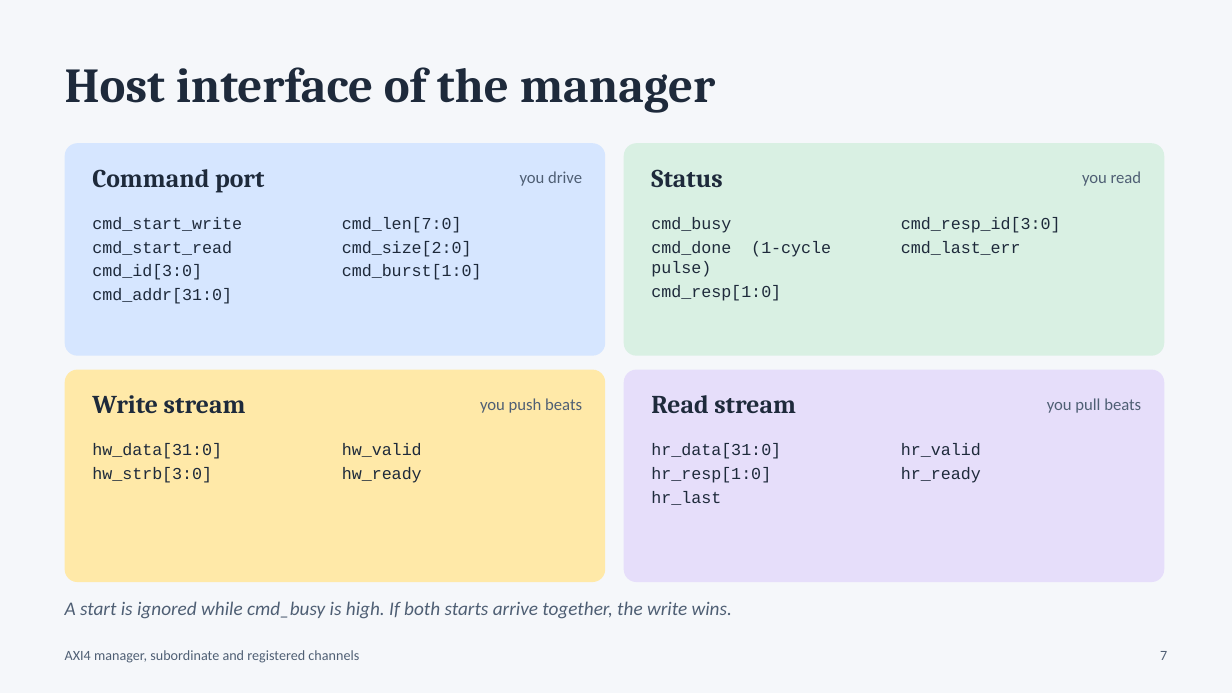
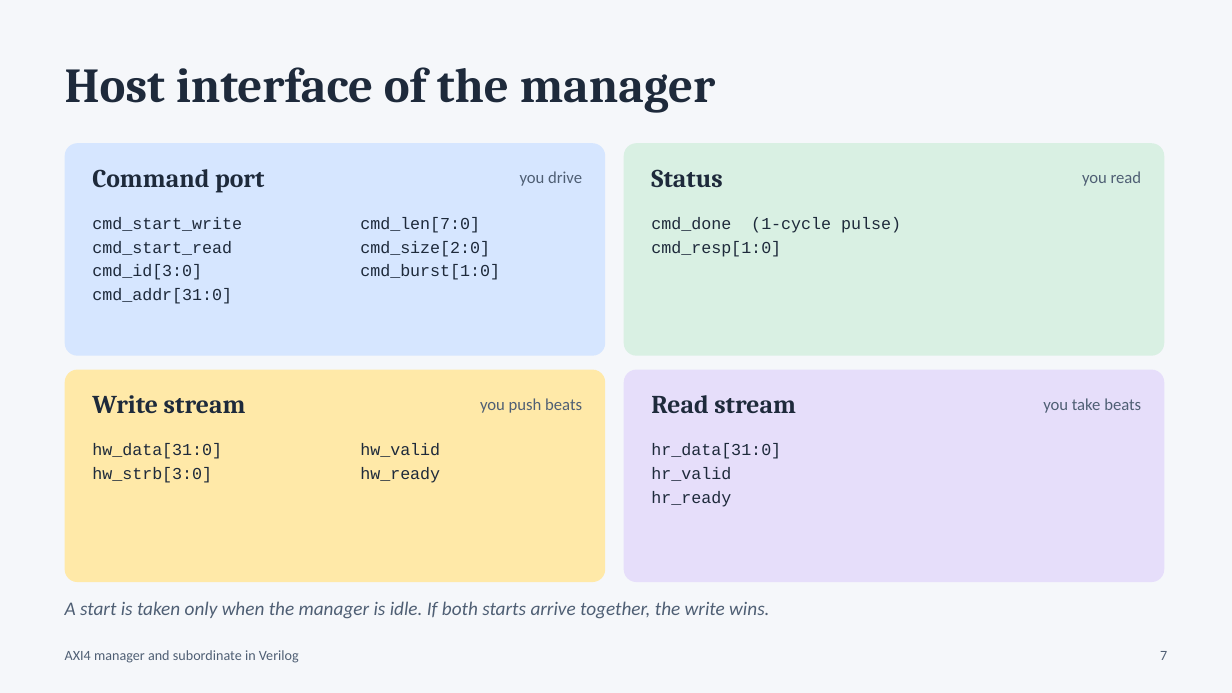
Before and after one commit to Moksha2709/Axi4_FPGA_Implementation, a slide deck: slide 7 of docs/AXI4_Viva_Presentation.pptx. Drawn at 1232x693 pixels with LibreOffice and Linux fonts; fonts in the diff are those of the drawing. Boxes give left, top, right and bottom in pixels: in the first picture for what was removed or moved away, otherwise in the second. Text is boxed around its words. In the diff, an @@ line names an element or a change of style, - is before the commit and + after.

Commit message:
Bare AXI4: remove register stages, error checks and extra host signals; regenerate diagram, waveforms and presentation

```diff
--- a/docs/AXI4_Viva_Presentation.pptx
+++ b/docs/AXI4_Viva_Presentation.pptx
@@ text "cmd_len[7:0]": place and size @@
-text "cmd_len[7:0]" at [342,217,482,280]
+text "cmd_len[7:0]" at [360,217,500,280]
@@ text at [651,217,731,233]: paragraph removed @@
-cmd_busy
@@ text removed at [901,217,1061,255] @@
-cmd_resp_id[3:0]
-cmd_last_err
@@ text at [1043,398,1141,413]: text changed @@
-you pull beats
+you take beats
@@ text "hw_valid": place and size @@
-text "hw_valid" at [342,443,422,483]
+text "hw_valid" at [360,443,440,483]
@@ text removed at [901,443,981,483] @@
-hr_valid
-hr_ready
@@ text at [651,467,731,507]: text changed @@
-hr_resp[1:0]
-hr_last
+hr_valid
+hr_ready
@@ text at [65,601,769,619]: text changed @@
-A start is ignored while cmd_busy is high. If both starts arrive together, the write wins.
+A start is taken only when the manager is idle. If both starts arrive together, the write wins.
@@ text at [65,650,299,663]: text changed @@
-AXI4 manager, subordinate and registered channels
+AXI4 manager and subordinate in Verilog
```
Also in this commit, not shown: 14 other slides changed, 2 slides added, 2 slides removed, 26 other files.
